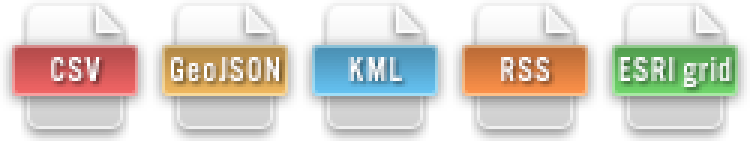
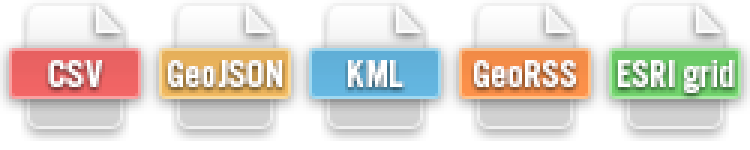
Layer changes from the first (750, 150) image to the second:
removed layer "Label" (1st of 5, in "ESRI grid") from group "ESRI grid" over bbox(618, 57, 732, 87)
added layer "ESRI grid" (2nd of 2, in "ESRI grid" › "Color Bar") in group "Color Bar" over bbox(618, 60, 735, 93)
painted on "Stroke" (1st of 5, in "ESRI grid" › "Color Bar") over bbox(609, 45, 741, 99)
painted on "Gradient" (1st of 5, in "ESRI grid" › "Color Bar") over bbox(612, 45, 738, 99)
painted on "Fill" (1st of 5, in "ESRI grid" › "Color Bar") over bbox(609, 45, 741, 99)
painted on "File" (1st of 5, in "ESRI grid") over bbox(621, 6, 729, 141)
painted on "Stroke" (2nd of 5, in "RSS" › "Color Bar") over bbox(459, 45, 591, 99)
painted on "Gradient" (2nd of 5, in "RSS" › "Color Bar") over bbox(462, 45, 588, 99)
painted on "Fill" (2nd of 5, in "RSS" › "Color Bar") over bbox(459, 45, 591, 99)
painted on "File" (2nd of 5, in "RSS") over bbox(471, 6, 579, 141)
painted on "Stroke" (3rd of 5, in "KML" › "Color Bar") over bbox(309, 45, 441, 99)
painted on "Gradient" (3rd of 5, in "KML" › "Color Bar") over bbox(312, 45, 438, 99)
painted on "Fill" (3rd of 5, in "KML" › "Color Bar") over bbox(309, 45, 441, 99)
painted on "File" (3rd of 5, in "KML") over bbox(321, 6, 429, 141)
painted on "Stroke" (4th of 5, in "GeoJSON" › "Color Bar") over bbox(159, 45, 291, 99)
painted on "Gradient" (4th of 5, in "GeoJSON" › "Color Bar") over bbox(162, 45, 288, 99)
painted on "Fill" (4th of 5, in "GeoJSON" › "Color Bar") over bbox(159, 45, 291, 99)
painted on "File" (4th of 5, in "GeoJSON") over bbox(171, 6, 279, 141)
painted on "Stroke" (5th of 5, in "CSV" › "Color Bar") over bbox(9, 45, 141, 99)
painted on "Gradient" (5th of 5, in "CSV" › "Color Bar") over bbox(12, 45, 138, 99)
painted on "Fill" (5th of 5, in "CSV" › "Color Bar") over bbox(9, 45, 141, 99)
painted on "File" (5th of 5, in "CSV") over bbox(21, 6, 129, 141)
…and 8 more changes (4 added, 4 removed)
